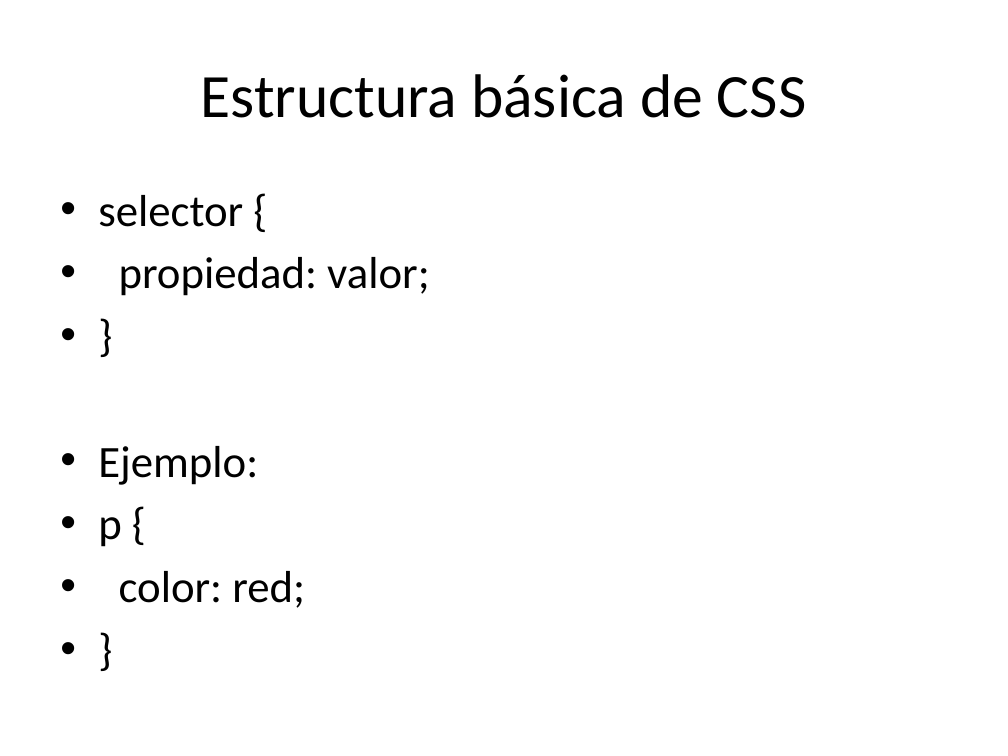
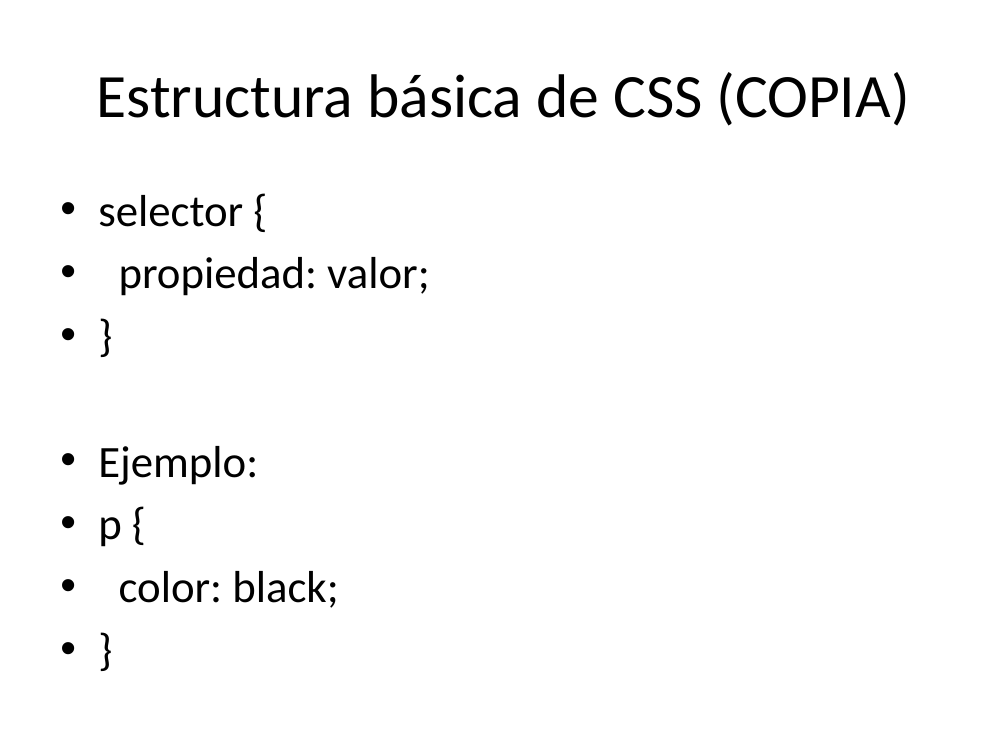
Before and after one commit to santillanlc/ImplementaPaginasWeb, a slide deck: slide 4 of Practica_CSS_Basico28-01-26.pptx (slide 6 before the commit). Drawn at 1008x756 pixels with LibreOffice and Linux fonts; fonts in the diff are those of the drawing. Boxes give left, top, right and bottom in pixels: in the first picture for what was removed or moved away, otherwise in the second. Text is boxed around its words. In the diff, an @@ line names an element or a change of style, - is before the commit and + after.

```diff
--- a/Practica_CSS_Basico28-01-26.pptx
+++ b/Practica_CSS_Basico28-01-26.pptx
@@ title at (97,72,909,126): text changed @@
-Estructura básica de CSS
+Estructura básica de CSS (COPIA)
@@ text at (119,571,338,608): text changed @@
-• color: red;
+• color: black;
```
Also in this commit, not shown: 9 other slides changed, 4 slides added, 11 slides removed.
